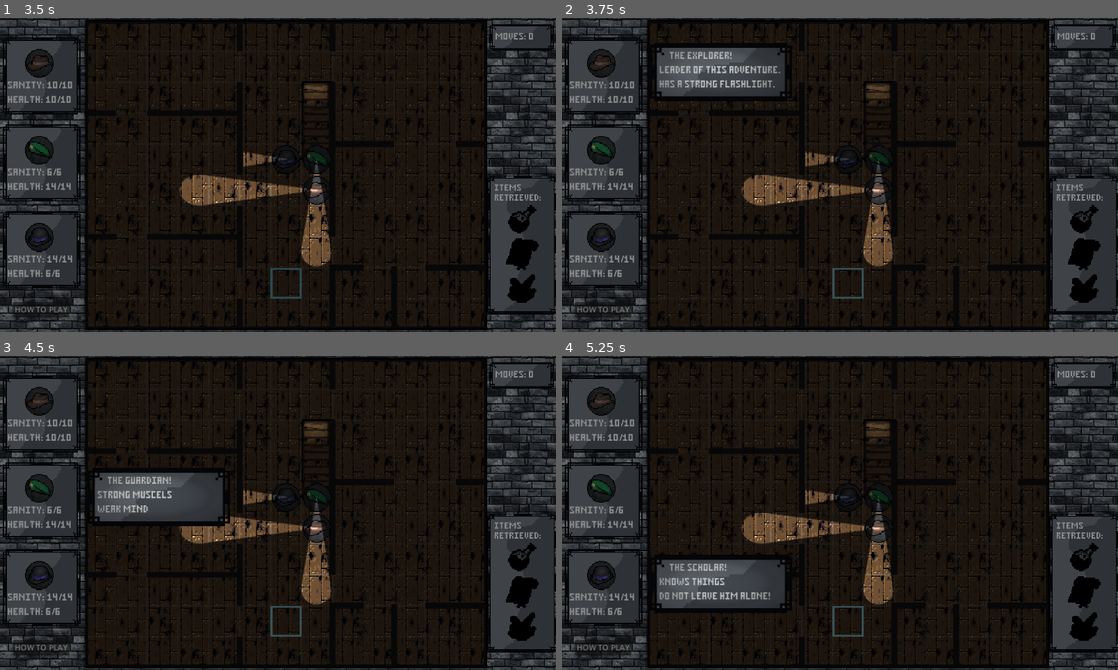
Above: before the commit, frames 1-4 (two rows, left to right).
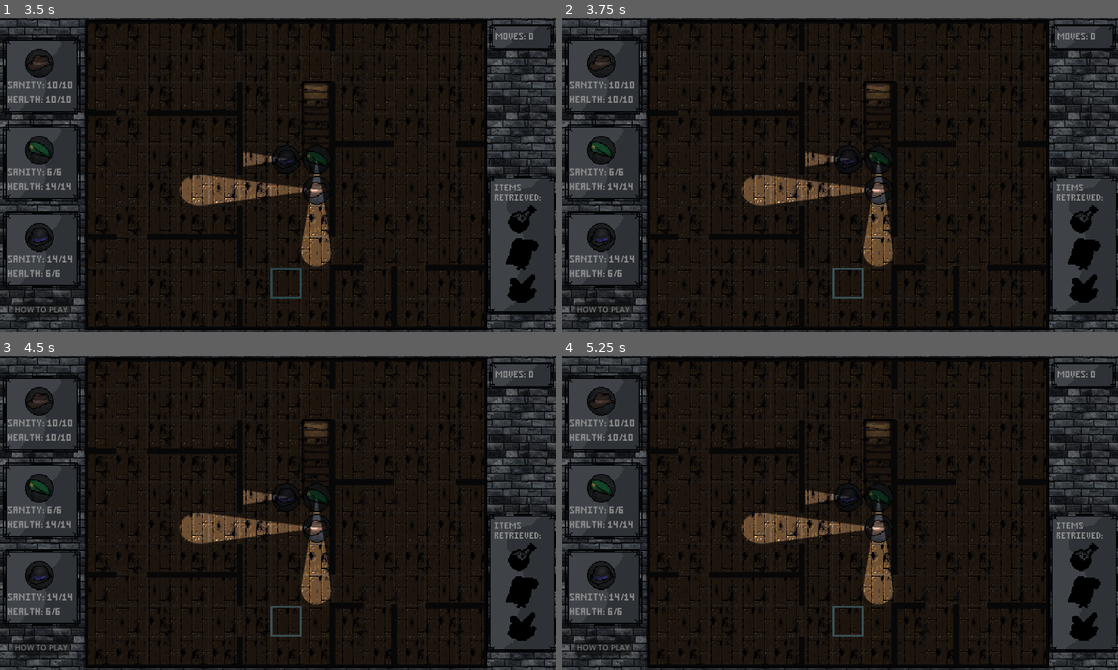
Above: after the commit, the same moments.

Repository: SirLeoIV/The-Basement
Game: Godot game, scene res://window.tscn
Two runs of this game, one before a commit and one after it. Both use one fixed random seed, a clock stepped at 60 frames per second and the inputs below.
Inputs (mouse positions are in pixels of both pictures, inside the frame that each line leads up to):
- Up to frame 1 (3.5 s): click "NEXT" at 0.5 s; click "OK" at 1.25 s; click "HOW TO PLAY" at 2 s; click "OK" at 2.75 s
- Up to frame 2 (3.75 s): tap Enter at 3.5 s; move the mouse to (600, 77) at 3.52 s; click (600, 77) at 3.67 s
- Up to frame 3 (4.5 s): tap Space at 4.25 s; move the mouse to (38, 500) at 4.27 s; click (38, 500) at 4.42 s
- Up to frame 4 (5.25 s): tap Enter at 5 s; move the mouse to (600, 588) at 5.02 s; click (600, 588) at 5.17 s

Frame 1 is identical in both runs. In frame 2, 3.8% of the frame differs, in the area x 15-42%, y 7-27%; in frame 3, 3.9%, in the area x 15-42%, y 35-55%; in frame 4, 3.8%.

Commit message:
new scene: player sign

Diff:
--- a/Board.gd
+++ b/Board.gd
@@ -16,7 +16,7 @@
 func init_game():
 	var p1 = get_node("Player 1")
 	players["Player 1"] = p1
-	p1.set_sign(get_parent().get_node("Player Sign 1"))
+	p1.set_sign(get_parent().get_node("Info Explorer"))
 	p1.light_strength = 4
 	p1.set_player_id(1)
 	p1.set_pos(Vector2i(7, 5))
@@ -29,7 +29,7 @@
 
 	var p2 = get_node("Player 2")
 	players["Player 2"] = p2
-	p2.set_sign(get_parent().get_node("Player Sign 2"))
+	p2.set_sign(get_parent().get_node("Info Guardian"))
 	p2.set_player_id(2)
 	p2.set_pos(Vector2i(7, 4))
 	p2.set_orientation(Player.directions.DOWN)
@@ -41,7 +41,7 @@
 
 	var p3 = get_node("Player 3")
 	players["Player 3"] = p3
-	p3.set_sign(get_parent().get_node("Player Sign 3"))
+	p3.set_sign(get_parent().get_node("Info Scolar"))
 	p3.set_player_id(3)
 	p3.set_pos(Vector2i(6, 4))
 	p3.set_orientation(Player.directions.LEFT)
--- a/main.tscn
+++ b/main.tscn
@@ -21,14 +21,10 @@
 [ext_resource type="Script" path="res://Item.gd" id="15_ld5tn"]
 [ext_resource type="PackedScene" uid="uid://78cj2duvfo06" path="res://skull.tscn" id="17_7p25y"]
 [ext_resource type="PackedScene" uid="uid://x4ctvne50jtd" path="res://monster.tscn" id="17_pg8hj"]
-[ext_resource type="Texture2D" uid="uid://bsbgklkjhlamr" path="res://graphics/stone-sign-square.png" id="19_g28sy"]
 [ext_resource type="PackedScene" uid="uid://rysvqe6xyesh" path="res://welcome_screen.tscn" id="22_3u1k4"]
-[ext_resource type="Texture2D" uid="uid://c6q27cewxunnb" path="res://graphics/Indie-Hat.png" id="22_os0m2"]
-[ext_resource type="Texture2D" uid="uid://h74mq4jaqx0y" path="res://graphics/Military-Hat.png" id="23_1hchu"]
+[ext_resource type="PackedScene" uid="uid://cx0k4kq5n1e4l" path="res://player_sign.tscn" id="22_qavl6"]
 [ext_resource type="PackedScene" uid="uid://bw8awsq3p38cn" path="res://how_to_play.tscn" id="23_7x0ge"]
-[ext_resource type="Texture2D" uid="uid://fwhud8yfvab7" path="res://graphics/Bowler-Hat.png" id="24_dvxq3"]
 [ext_resource type="PackedScene" uid="uid://w4rkacyqydaq" path="res://game_over.tscn" id="24_mmx3m"]
-[ext_resource type="Script" path="res://player_sign.gd" id="24_pqouu"]
 [ext_resource type="PackedScene" uid="uid://dvb2k0vik0bj6" path="res://winning_screen.tscn" id="25_bi1r3"]
 
 [sub_resource type="LabelSettings" id="LabelSettings_h8wys"]
@@ -67,14 +63,6 @@
 tile_size = Vector2i(32, 32)
 sources/0 = SubResource("TileSetAtlasSource_qkgf1")
 sources/1 = SubResource("TileSetAtlasSource_eshmr")
-
-[sub_resource type="LabelSettings" id="LabelSettings_jjugd"]
-line_spacing = 12.0
-font = ExtResource("10_47xky")
-font_size = 22
-
-[sub_resource type="RectangleShape2D" id="RectangleShape2D_stxxm"]
-size = Vector2(300, 306)
 
 [node name="Main" type="Node2D"]
 script = ExtResource("1_ow40h")
@@ -201,17 +189,19 @@
 [node name="Player 1" parent="Board" instance=ExtResource("6_sj1nk")]
 light_mask = 2
 visibility_layer = 2
-position = Vector2(205.5, 195.5)
+position = Vector2(239.2, 240)
 
 [node name="Player 2" parent="Board" instance=ExtResource("6_sj1nk")]
 light_mask = 2
 visibility_layer = 2
-position = Vector2(205.5, 109.5)
+position = Vector2(240, 144)
+metadata/player_id = 2
 
 [node name="Player 3" parent="Board" instance=ExtResource("6_sj1nk")]
 light_mask = 2
 visibility_layer = 2
-position = Vector2(26.5, 191.5)
+position = Vector2(204, 208)
+metadata/player_id = 3
 
 [node name="Item-bottle" type="Sprite2D" parent="Board"]
 position = Vector2(17, 301)
@@ -248,257 +238,19 @@
 [node name="Controls" parent="." instance=ExtResource("9_ei3g4")]
 position = Vector2(1007, 93)
 
-[node name="Player Sign 1" type="Sprite2D" parent="."]
+[node name="Info Explorer" parent="." instance=ExtResource("22_qavl6")]
 position = Vector2(85, 120)
 scale = Vector2(0.5, 0.5)
-texture = ExtResource("19_g28sy")
-script = ExtResource("24_pqouu")
-
-[node name="Title" type="Label" parent="Player Sign 1"]
-visible = false
-offset_left = -140.0
-offset_top = -120.0
-offset_right = 140.0
-offset_bottom = -55.0
-text = "PLAYER 1:"
-label_settings = SubResource("LabelSettings_h8wys")
-
-[node name="Sanity" type="Label" parent="Player Sign 1"]
-offset_left = -140.0
-offset_top = 22.0
-offset_right = 140.0
-offset_bottom = 92.0
-text = "SANITY: 10/10"
-label_settings = SubResource("LabelSettings_h8wys")
-
-[node name="Health" type="Label" parent="Player Sign 1"]
-offset_left = -140.0
-offset_top = 82.0
-offset_right = 140.0
-offset_bottom = 152.0
-text = "HEALTH: 10/10"
-label_settings = SubResource("LabelSettings_h8wys")
-
-[node name="Selected" type="PointLight2D" parent="Player Sign 1"]
-scale = Vector2(0.5, 0.5)
-color = Color(0.729412, 0.807843, 1, 1)
-energy = 0.5
-texture = ExtResource("5_pd8oe")
-
-[node name="Dead" type="PointLight2D" parent="Player Sign 1"]
-scale = Vector2(0.25, 0.25)
-color = Color(1, 0, 0, 1)
-energy = 0.5
-texture = ExtResource("5_pd8oe")
-
-[node name="Safe" type="PointLight2D" parent="Player Sign 1"]
-scale = Vector2(0.5, 0.5)
-color = Color(0, 1, 0, 1)
-energy = 0.5
-texture = ExtResource("5_pd8oe")
-
-[node name="Sprite2D" type="Sprite2D" parent="Player Sign 1"]
-position = Vector2(-10, -52)
-scale = Vector2(0.2, 0.2)
-texture = ExtResource("22_os0m2")
-
-[node name="Desciption" type="Sprite2D" parent="Player Sign 1"]
-light_mask = 2
-position = Vector2(490, -16)
-scale = Vector2(2, 2)
-texture = ExtResource("2_fjxjf")
-
-[node name="Label" type="Label" parent="Player Sign 1/Desciption"]
-light_mask = 2
-offset_left = -129.0
-offset_top = -42.0
-offset_right = 123.0
-offset_bottom = 33.0
-text = "     The explorer!
-Leader of this adventure.
-Has a strong flashlight.
-"
-label_settings = SubResource("LabelSettings_jjugd")
-
-[node name="PointLight2D" type="PointLight2D" parent="Player Sign 1/Desciption"]
-scale = Vector2(0.5, 0.2)
-color = Color(0.454902, 0.454902, 0.454902, 1)
-range_item_cull_mask = 2
-texture = ExtResource("5_pd8oe")
-
-[node name="Area2D" type="Area2D" parent="Player Sign 1"]
-
-[node name="CollisionShape2D" type="CollisionShape2D" parent="Player Sign 1/Area2D"]
-position = Vector2(0, 1)
-shape = SubResource("RectangleShape2D_stxxm")
-
-[node name="Player Sign 2" type="Sprite2D" parent="."]
+
+[node name="Info Guardian" parent="." instance=ExtResource("22_qavl6")]
 position = Vector2(85, 300)
 scale = Vector2(0.5, 0.5)
-texture = ExtResource("19_g28sy")
-script = ExtResource("24_pqouu")
-
-[node name="Title" type="Label" parent="Player Sign 2"]
-visible = false
-offset_left = -140.0
-offset_top = -120.0
-offset_right = 140.0
-offset_bottom = -55.0
-text = "PLAYER 1:"
-label_settings = SubResource("LabelSettings_h8wys")
-
-[node name="Sanity" type="Label" parent="Player Sign 2"]
-offset_left = -140.0
-offset_top = 22.0
-offset_right = 140.0
-offset_bottom = 87.0
-text = "SANITY: 10/10"
-label_settings = SubResource("LabelSettings_h8wys")
-
-[node name="Health" type="Label" parent="Player Sign 2"]
-offset_left = -140.0
-offset_top = 82.0
-offset_right = 140.0
-offset_bottom = 147.0
-text = "HEALTH: 10/10"
-label_settings = SubResource("LabelSettings_h8wys")
-
-[node name="Selected" type="PointLight2D" parent="Player Sign 2"]
-scale = Vector2(0.5, 0.5)
-color = Color(0.729412, 0.807843, 1, 1)
-energy = 0.5
-texture = ExtResource("5_pd8oe")
-
-[node name="Dead" type="PointLight2D" parent="Player Sign 2"]
-scale = Vector2(0.25, 0.25)
-color = Color(1, 0, 0, 1)
-energy = 0.5
-texture = ExtResource("5_pd8oe")
-
-[node name="Safe" type="PointLight2D" parent="Player Sign 2"]
-scale = Vector2(0.5, 0.5)
-color = Color(0, 1, 0, 1)
-energy = 0.5
-texture = ExtResource("5_pd8oe")
-
-[node name="Sprite2D" type="Sprite2D" parent="Player Sign 2"]
-position = Vector2(-10, -52)
-scale = Vector2(0.2, 0.2)
-texture = ExtResource("23_1hchu")
-
-[node name="Desciption" type="Sprite2D" parent="Player Sign 2"]
-light_mask = 2
-position = Vector2(490, -16)
-scale = Vector2(2, 2)
-texture = ExtResource("2_fjxjf")
-
-[node name="Label" type="Label" parent="Player Sign 2/Desciption"]
-light_mask = 2
-offset_left = -129.0
-offset_top = -42.0
-offset_right = 123.0
-offset_bottom = 33.0
-text = "     The Guardian!
-Strong muscels
-Weak mind
-"
-label_settings = SubResource("LabelSettings_jjugd")
-
-[node name="PointLight2D" type="PointLight2D" parent="Player Sign 2/Desciption"]
-scale = Vector2(0.5, 0.2)
-color = Color(0.454902, 0.454902, 0.454902, 1)
-range_item_cull_mask = 2
-texture = ExtResource("5_pd8oe")
-
-[node name="Area2D" type="Area2D" parent="Player Sign 2"]
-
-[node name="CollisionShape2D" type="CollisionShape2D" parent="Player Sign 2/Area2D"]
-position = Vector2(0, 1)
-shape = SubResource("RectangleShape2D_stxxm")
-
-[node name="Player Sign 3" type="Sprite2D" parent="."]
+metadata/player_id = 2
+
+[node name="Info Scolar" parent="." instance=ExtResource("22_qavl6")]
 position = Vector2(85, 480)
 scale = Vector2(0.5, 0.5)
-texture = ExtResource("19_g28sy")
-script = ExtResource("24_pqouu")
-
-[node name="Area2D" type="Area2D" parent="Player Sign 3"]
-
-[node name="CollisionShape2D" type="CollisionShape2D" parent="Player Sign 3/Area2D"]
-position = Vector2(0, 1)
-shape = SubResource("RectangleShape2D_stxxm")
-
-[node name="Title" type="Label" parent="Player Sign 3"]
-visible = false
-offset_left = -140.0
-offset_top = -120.0
-offset_right = 140.0
-offset_bottom = -55.0
-text = "PLAYER 1:"
-label_settings = SubResource("LabelSettings_h8wys")
-
-[node name="Sanity" type="Label" parent="Player Sign 3"]
-offset_left = -140.0
-offset_top = 22.0
-offset_right = 140.0
-offset_bottom = 87.0
-text = "SANITY: 10/10"
-label_settings = SubResource("LabelSettings_h8wys")
-
-[node name="Health" type="Label" parent="Player Sign 3"]
-offset_left = -140.0
-offset_top = 82.0
-offset_right = 140.0
-offset_bottom = 147.0
-text = "HEALTH: 10/10"
-label_settings = SubResource("LabelSettings_h8wys")
-
-[node name="Selected" type="PointLight2D" parent="Player Sign 3"]
-scale = Vector2(0.5, 0.5)
-color = Color(0.729412, 0.807843, 1, 1)
-energy = 0.5
-texture = ExtResource("5_pd8oe")
-
-[node name="Dead" type="PointLight2D" parent="Player Sign 3"]
-scale = Vector2(0.25, 0.25)
-color = Color(1, 0, 0, 1)
-energy = 0.5
-texture = ExtResource("5_pd8oe")
-
-[node name="Safe" type="PointLight2D" parent="Player Sign 3"]
-scale = Vector2(0.5, 0.5)
-color = Color(0, 1, 0, 1)
-energy = 0.5
-texture = ExtResource("5_pd8oe")
-
-[node name="Sprite2D" type="Sprite2D" parent="Player Sign 3"]
-position = Vector2(-10, -52)
-scale = Vector2(0.2, 0.2)
-texture = ExtResource("24_dvxq3")
-
-[node name="Desciption" type="Sprite2D" parent="Player Sign 3"]
-light_mask = 2
-position = Vector2(490, -16)
-scale = Vector2(2, 2)
-texture = ExtResource("2_fjxjf")
-
-[node name="Label" type="Label" parent="Player Sign 3/Desciption"]
-light_mask = 2
-offset_left = -129.0
-offset_top = -42.0
-offset_right = 123.0
-offset_bottom = 33.0
-text = "     The scholar!
-Knows things
-Do not leave him alone!
-"
-label_settings = SubResource("LabelSettings_jjugd")
-
-[node name="PointLight2D" type="PointLight2D" parent="Player Sign 3/Desciption"]
-scale = Vector2(0.5, 0.2)
-color = Color(0.454902, 0.454902, 0.454902, 1)
-range_item_cull_mask = 2
-texture = ExtResource("5_pd8oe")
+metadata/player_id = 3
 
 [node name="How to play button" type="Button" parent="."]
 offset_left = 25.0
@@ -523,10 +275,4 @@
 visible = false
 position = Vector2(175, 5)
 
-[connection signal="mouse_entered" from="Player Sign 1/Area2D" to="Player Sign 1" method="_on_area_2d_mouse_entered"]
-[connection signal="mouse_exited" from="Player Sign 1/Area2D" to="Player Sign 1" method="_on_area_2d_mouse_exited"]
-[connection signal="mouse_entered" from="Player Sign 2/Area2D" to="Player Sign 2" method="_on_area_2d_mouse_entered"]
-[connection signal="mouse_exited" from="Player Sign 2/Area2D" to="Player Sign 2" method="_on_area_2d_mouse_exited"]
-[connection signal="mouse_entered" from="Player Sign 3/Area2D" to="Player Sign 3" method="_on_area_2d_mouse_entered"]
-[connection signal="mouse_exited" from="Player Sign 3/Area2D" to="Player Sign 3" method="_on_area_2d_mouse_exited"]
 [connection signal="pressed" from="How to play button" to="." method="_on_how_to_play_pressed"]
--- a/player.gd
+++ b/player.gd
@@ -1,3 +1,4 @@
+@tool
 extends Node2D
 
 enum directions {LEFT, RIGHT, UP, DOWN}
@@ -21,7 +22,8 @@
 
 # Called when the node enters the scene tree for the first time.
 func _ready():
-	set_pos(pos)
+	#set_pos(pos)
+	set_player_id(get_meta("player_id"))
 	pass # Replace with function body.
 
 # Called every frame. 'delta' is the elapsed time since the previous frame.
@@ -51,15 +53,17 @@
 		health = 6
 		max_sanity = 14
 		sanity = 14
-	update_sign()
+	if sign != null: sign.update(sanity, health, max_sanity, max_health)
+#	update_sign()
 
 
 func set_sign(sprite: Sprite2D):
 	sign = sprite
 
 func update_sign():
-	sign.get_node("Sanity").text = "SANITY: " + str(sanity) + "/" + str(max_sanity)
-	sign.get_node("Health").text = "HEALTH: " + str(health) + "/" + str(max_health)
+	if sign != null:
+		sign.get_node("Sanity").text = "SANITY: " + str(sanity) + "/" + str(max_sanity)
+		sign.get_node("Health").text = "HEALTH: " + str(health) + "/" + str(max_health)
 
 func get_lit_area():
 	var area = [pos]
--- a/player.tscn
+++ b/player.tscn
@@ -8,9 +8,12 @@
 [ext_resource type="Texture2D" uid="uid://fwhud8yfvab7" path="res://graphics/Bowler-Hat.png" id="4_jf45o"]
 
 [node name="Player" type="Node2D"]
+position = Vector2(48, 80)
 script = ExtResource("1_khxcn")
+metadata/player_id = 1
 
 [node name="Military-Hat" type="Sprite2D" parent="."]
+visible = false
 scale = Vector2(0.05, 0.05)
 texture = ExtResource("2_4s105")
 
@@ -19,10 +22,12 @@
 texture = ExtResource("3_7q1hp")
 
 [node name="Bowler-Hat" type="Sprite2D" parent="."]
+visible = false
 scale = Vector2(0.05, 0.05)
 texture = ExtResource("4_jf45o")
 
 [node name="PointLight2D" type="PointLight2D" parent="."]
+visible = false
 shadow_enabled = true
 texture = ExtResource("1_chc0n")
 offset = Vector2(0, -55)
--- a/player_sign.gd
+++ b/player_sign.gd
@@ -1,15 +1,31 @@
+@tool
 extends Sprite2D
 
 
 # Called when the node enters the scene tree for the first time.
 func _ready():
 	get_node("Desciption").visible = false
+	var id = get_meta("player_id")
+	if id == null:
+		print("...")
+	get_node("Avatar Explorer").visible = false
+	get_node("Avatar Guardian").visible = false
+	get_node("Avatar Scolar").visible = false
+	if id == 1:
+		get_node("Avatar Explorer").visible = true
+	if id == 2:
+		get_node("Avatar Guardian").visible = true
+	if id == 3:
+		get_node("Avatar Scolar").visible = true
 
 
 # Called every frame. 'delta' is the elapsed time since the previous frame.
 func _process(delta):
 	pass
 
+func update(sanity: int, health: int, max_sanity: int, max_health: int):
+	get_node("Sanity").text = "SANITY: " + str(sanity) + "/" + str(max_sanity)
+	get_node("Health").text = "HEALTH: " + str(health) + "/" + str(max_health)
 
 func _on_area_2d_mouse_entered():
 	get_node("Desciption").visible = true
--- /dev/null
+++ b/player_sign.tscn
@@ -0,0 +1,118 @@
+[gd_scene load_steps=13 format=3 uid="uid://cx0k4kq5n1e4l"]
+
+[ext_resource type="Script" path="res://player_sign.gd" id="1_668mq"]
+[ext_resource type="Texture2D" uid="uid://bsbgklkjhlamr" path="res://graphics/stone-sign-square.png" id="1_lok6w"]
+[ext_resource type="FontFile" uid="uid://ljejabf1qw5s" path="res://pixel-font-with-slash.otf" id="2_6st7t"]
+[ext_resource type="Texture2D" uid="uid://2unpkxsmcguo" path="res://graphics/light.png" id="3_pr1wk"]
+[ext_resource type="Texture2D" uid="uid://c6q27cewxunnb" path="res://graphics/Indie-Hat.png" id="4_7rhdg"]
+[ext_resource type="Texture2D" uid="uid://b7ho2nagik02g" path="res://graphics/stone-sign-slim.png" id="5_tie83"]
+[ext_resource type="Texture2D" uid="uid://h74mq4jaqx0y" path="res://graphics/Military-Hat.png" id="5_uwfil"]
+[ext_resource type="FontFile" uid="uid://gcwj81hglb6l" path="res://minimal3x5.ttf" id="6_p66sm"]
+[ext_resource type="Texture2D" uid="uid://fwhud8yfvab7" path="res://graphics/Bowler-Hat.png" id="6_whdow"]
+
+[sub_resource type="LabelSettings" id="LabelSettings_0s6wy"]
+line_spacing = 10.0
+font = ExtResource("2_6st7t")
+font_size = 46
+
+[sub_resource type="LabelSettings" id="LabelSettings_ygmaa"]
+line_spacing = 12.0
+font = ExtResource("6_p66sm")
+font_size = 22
+
+[sub_resource type="RectangleShape2D" id="RectangleShape2D_fjeej"]
+size = Vector2(300, 306)
+
+[node name="Player Sign" type="Sprite2D"]
+texture = ExtResource("1_lok6w")
+script = ExtResource("1_668mq")
+metadata/player_id = 1
+
+[node name="Title" type="Label" parent="."]
+visible = false
+offset_left = -140.0
+offset_top = -120.0
+offset_right = 140.0
+offset_bottom = -55.0
+text = "PLAYER 1:"
+label_settings = SubResource("LabelSettings_0s6wy")
+
+[node name="Sanity" type="Label" parent="."]
+offset_left = -140.0
+offset_top = 22.0
+offset_right = 140.0
+offset_bottom = 92.0
+text = "SANITY: 10/10"
+label_settings = SubResource("LabelSettings_0s6wy")
+
+[node name="Health" type="Label" parent="."]
+offset_left = -140.0
+offset_top = 82.0
+offset_right = 140.0
+offset_bottom = 152.0
+text = "HEALTH: 10/10"
+label_settings = SubResource("LabelSettings_0s6wy")
+
+[node name="Selected" type="PointLight2D" parent="."]
+scale = Vector2(0.5, 0.5)
+color = Color(0.729412, 0.807843, 1, 1)
+energy = 0.5
+texture = ExtResource("3_pr1wk")
+
+[node name="Dead" type="PointLight2D" parent="."]
+scale = Vector2(0.25, 0.25)
+color = Color(1, 0, 0, 1)
+energy = 0.5
+texture = ExtResource("3_pr1wk")
+
+[node name="Safe" type="PointLight2D" parent="."]
+scale = Vector2(0.5, 0.5)
+color = Color(0, 1, 0, 1)
+energy = 0.5
+texture = ExtResource("3_pr1wk")
+
+[node name="Avatar Explorer" type="Sprite2D" parent="."]
+position = Vector2(-10, -52)
+scale = Vector2(0.2, 0.2)
+texture = ExtResource("4_7rhdg")
+metadata/player_id = 1
+
+[node name="Avatar Guardian" type="Sprite2D" parent="."]
+position = Vector2(-10, -52)
+scale = Vector2(0.2, 0.2)
+texture = ExtResource("5_uwfil")
+
+[node name="Avatar Scolar" type="Sprite2D" parent="."]
+position = Vector2(-10, -52)
+scale = Vector2(0.2, 0.2)
+texture = ExtResource("6_whdow")
+
+[node name="Desciption" type="Sprite2D" parent="."]
+light_mask = 2
+position = Vector2(490, -16)
+scale = Vector2(2, 2)
+texture = ExtResource("5_tie83")
+
+[node name="Label" type="Label" parent="Desciption"]
+light_mask = 2
+offset_left = -129.0
+offset_top = -42.0
+offset_right = 123.0
+offset_bottom = 33.0
+text = "     The explorer!
+Leader of this adventure.
+Has a strong flashlight.
+"
+label_settings = SubResource("LabelSettings_ygmaa")
+
+[node name="PointLight2D" type="PointLight2D" parent="Desciption"]
+scale = Vector2(0.5, 0.2)
+color = Color(0.454902, 0.454902, 0.454902, 1)
+range_item_cull_mask = 2
+texture = ExtResource("3_pr1wk")
+
+[node name="Area2D" type="Area2D" parent="."]
+
+[node name="CollisionShape2D" type="CollisionShape2D" parent="Area2D"]
+position = Vector2(0, 1)
+shape = SubResource("RectangleShape2D_fjeej")
Not shown: 1 places in main.tscn that only renumber resources
